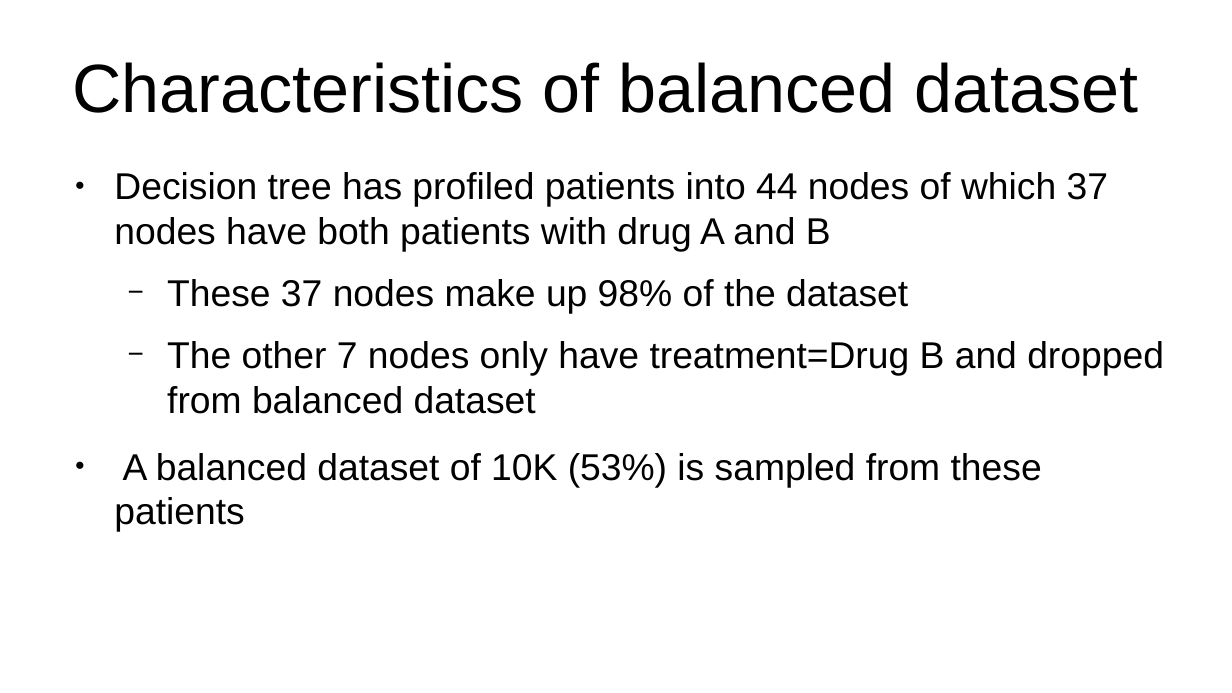
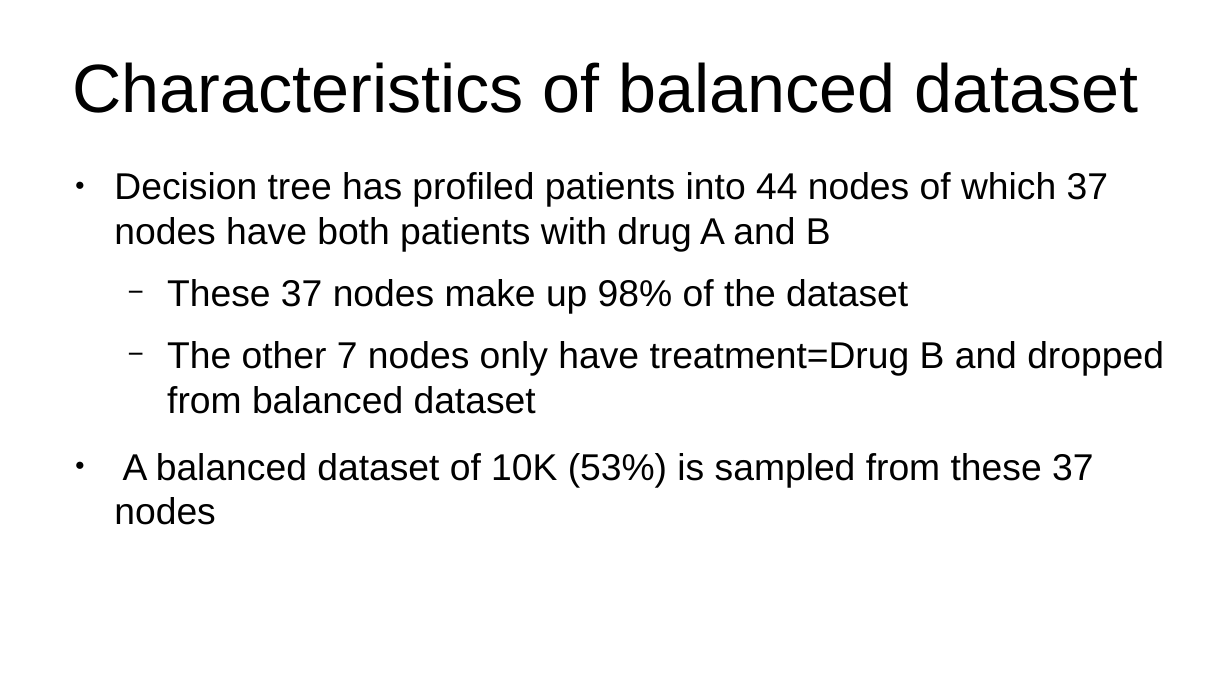
Before and after one commit to leexa90/RWD-drug-efficacy, a slide deck: slide 15 of ppt.odp (slide 12 before the commit). Drawn at 1232x693 pixels with LibreOffice and Linux fonts; fonts in the diff are those of the drawing. Boxes give left, top, right and bottom in pixels: in the first picture for what was removed or moved away, otherwise in the second. Text is boxed around its words. In the diff, an @@ line names an element or a change of style, - is before the commit and + after.

```diff
--- a/ppt.odp
+++ b/ppt.odp
@@ text at [114,453,1093,525]: text changed @@
-● A balanced dataset of 10K (53%) is sampled from these patients
+● A balanced dataset of 10K (53%) is sampled from these 37 nodes
```
Also in this commit, not shown: 7 other slides changed, 3 slides added.
